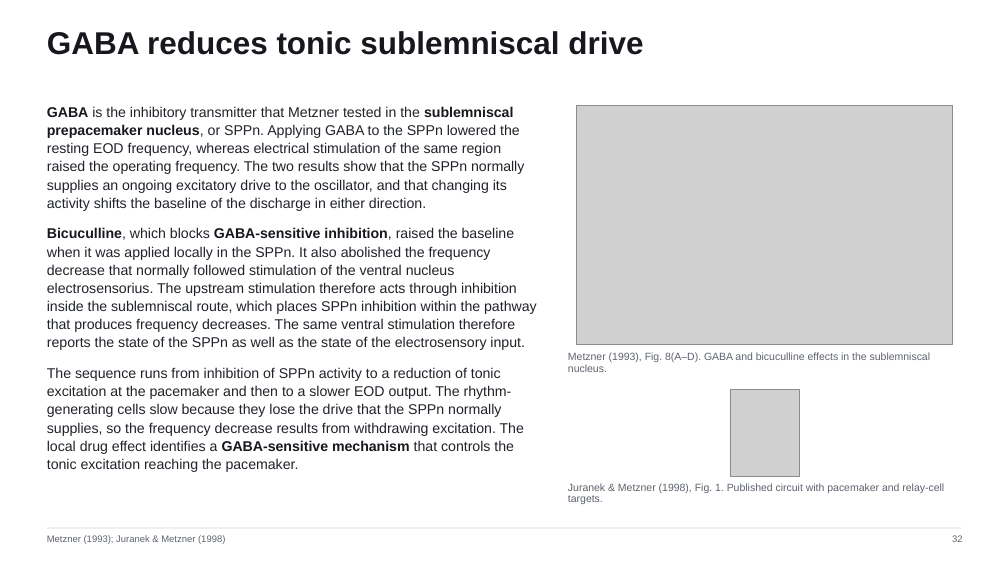
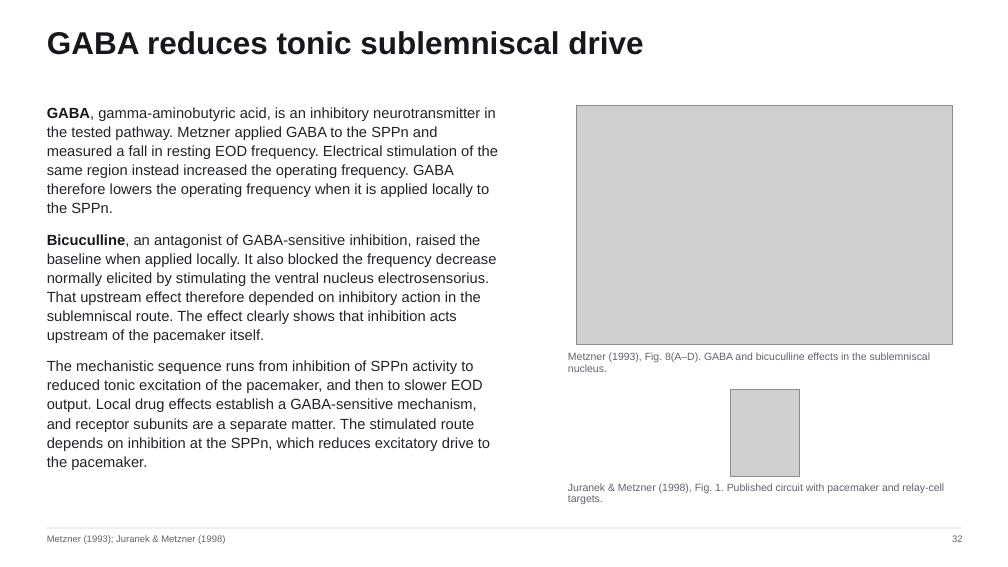
Before and after one commit to jordanxxlopez/NEUROETHOLOGY, a slide deck: slide 42 of scaffolded/Neuroethology_Lecture22_FA2026_SCAFFOLDED.pptx (slide 43 before the commit). Drawn at 1008x567 pixels with LibreOffice and Linux fonts; fonts in the diff are those of the drawing; grey boxes stand for pictures. Boxes give left, top, right and bottom in pixels: in the first picture for what was removed or moved away, otherwise in the second. Text is boxed around its words. In the diff, an @@ line names an element or a change of style, - is before the commit and + after.

```diff
--- a/scaffolded/Neuroethology_Lecture22_FA2026_SCAFFOLDED.pptx
+++ b/scaffolded/Neuroethology_Lecture22_FA2026_SCAFFOLDED.pptx
@@ text at (x1=47, y1=107, x2=498, y2=470): text changed; size 13.5 to 14 pt @@
-GABA is the inhibitory transmitter that Metzner tested in the sublemniscal prepacemaker nucleus, or SPPn. Applying GABA to the SPPn lowered the resting EOD frequency, whereas electrical stimulation of the same region raised the operating frequency. The two results show that the SPPn normally supplies an ongoing excitatory drive to the oscillator, and that changing its activity shifts the baseline of the discharge in either direction.
-Bicuculline, which blocks GABA-sensitive inhibition, raised the baseline when it was applied locally in the SPPn. It also abolished the frequency decrease that normally followed stimulation of the ventral nucleus electrosensorius. The upstream stimulation therefore acts through inhibition inside the sublemniscal route, which places SPPn inhibition within the pathway that produces frequency decreases. The same ventral stimulation therefore reports the state of the SPPn as well as the state of the electrosensory input.
-The sequence runs from inhibition of SPPn activity to a reduction of tonic excitation at the pacemaker and then to a slower EOD output. The rhythm-generating cells slow because they lose the drive that the SPPn normally supplies, so the frequency decrease results from withdrawing excitation. The local drug effect identifies a GABA-sensitive mechanism that controls the tonic excitation reaching the pacemaker.
+GABA, gamma-aminobutyric acid, is an inhibitory neurotransmitter in the tested pathway. Metzner applied GABA to the SPPn and measured a fall in resting EOD frequency. Electrical stimulation of the same region instead increased the operating frequency. GABA therefore lowers the operating frequency when it is applied locally to the SPPn.
+Bicuculline, an antagonist of GABA-sensitive inhibition, raised the baseline when applied locally. It also blocked the frequency decrease normally elicited by stimulating the ventral nucleus electrosensorius. That upstream effect therefore depended on inhibitory action in the sublemniscal route. The effect clearly shows that inhibition acts upstream of the pacemaker itself.
+The mechanistic sequence runs from inhibition of SPPn activity to reduced tonic excitation of the pacemaker, and then to slower EOD output. Local drug effects establish a GABA-sensitive mechanism, and receptor subunits are a separate matter. The stimulated route depends on inhibition at the SPPn, which reduces excitatory drive to the pacemaker.
```
Also in this commit, not shown: 53 other slides changed, 5 slides added, 5 slides removed, 3 other files.
